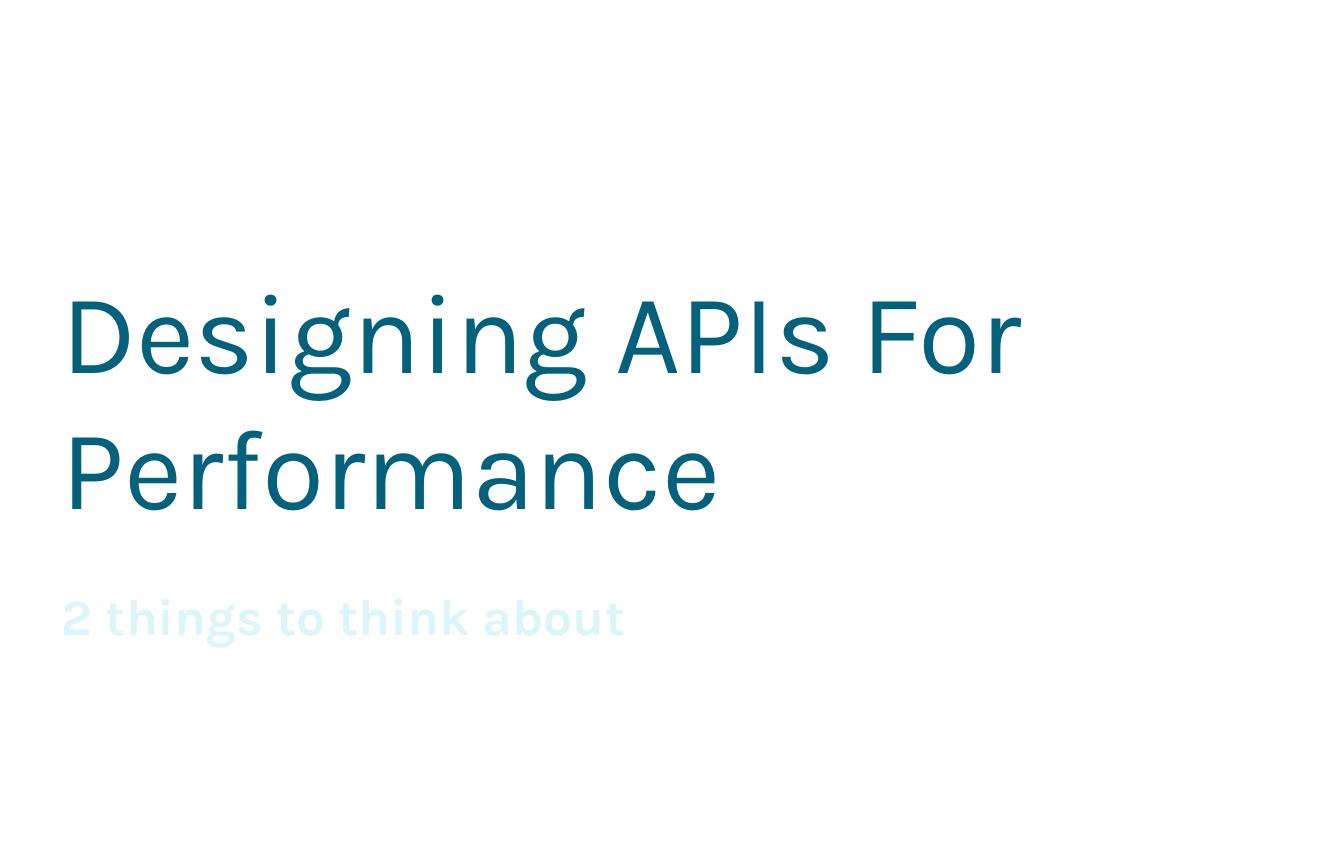
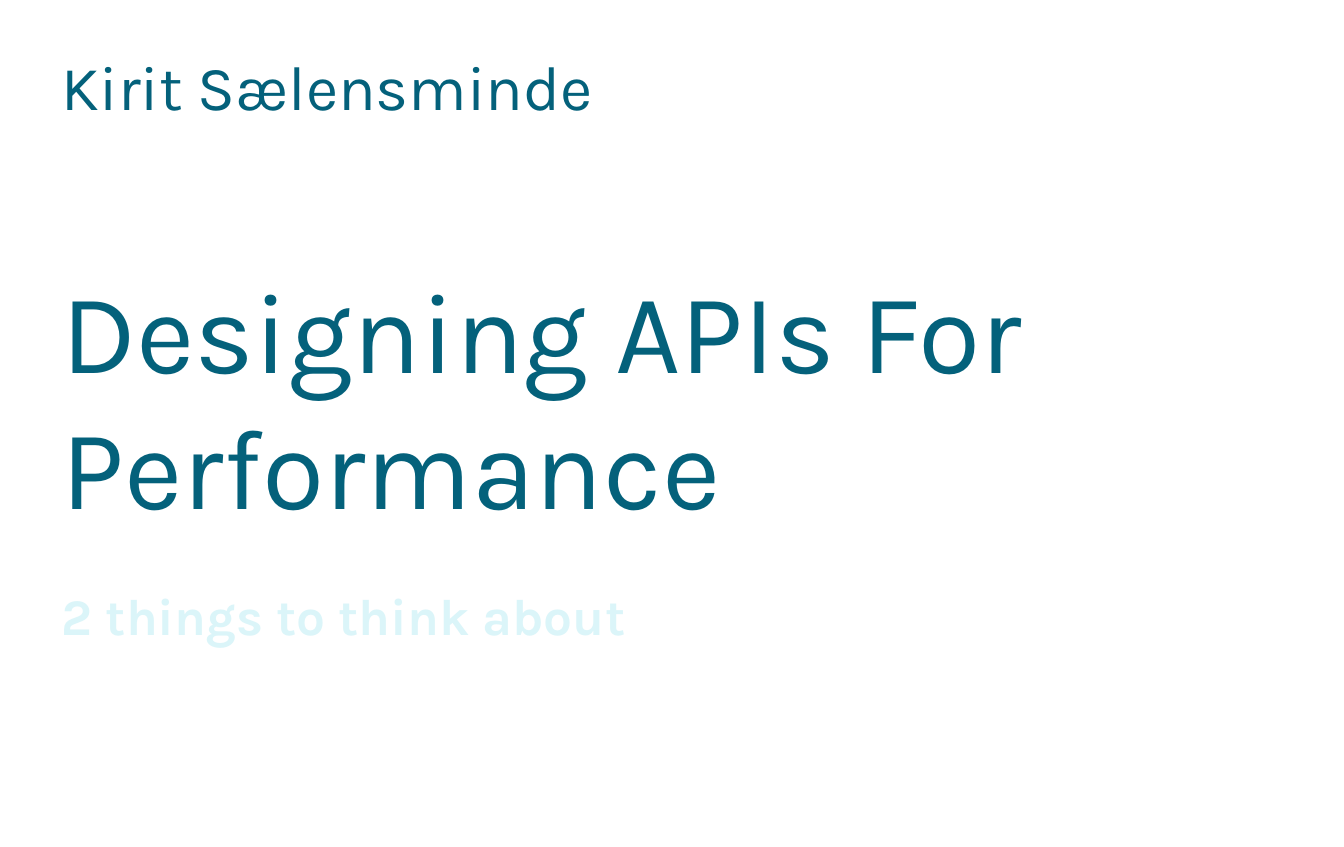
Before and after one commit to KayEss/cpp-designing4performance, a slide deck: slide 1 of slides/Designing APIs For Performance.odp. Drawn at 1344x847 pixels with LibreOffice and Linux fonts; fonts in the diff are those of the drawing; background and template pictures are left out. Boxes give left, top, right and bottom in pixels: in the first picture for what was removed or moved away, otherwise in the second. Text is boxed around its words. In the diff, an @@ line names an element or a change of style, - is before the commit and + after.

```diff
--- a/slides/Designing APIs For Performance.odp
+++ b/slides/Designing APIs For Performance.odp
@@ title at (x1=61, y1=67, x2=1022, y2=511): text changed @@
-Designing APIs For Performance
+Kirit Sælensminde
+Designing APIs For Performance
```
Also in this commit, not shown: 4 other slides changed.
